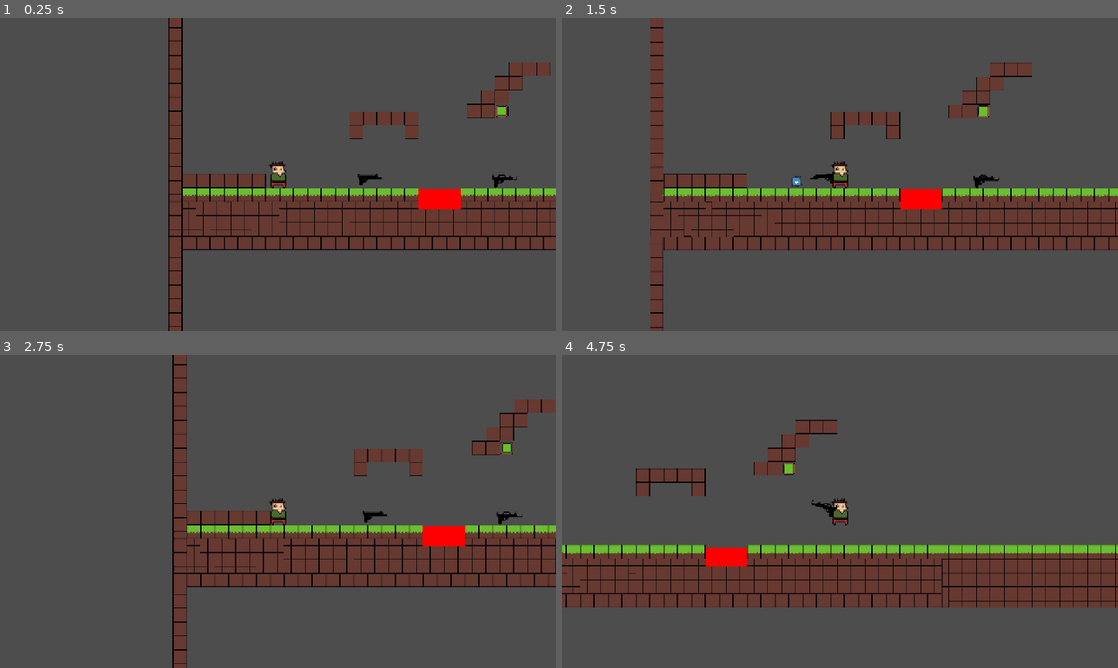
Above: before the commit, frames 1-4 (two rows, left to right).
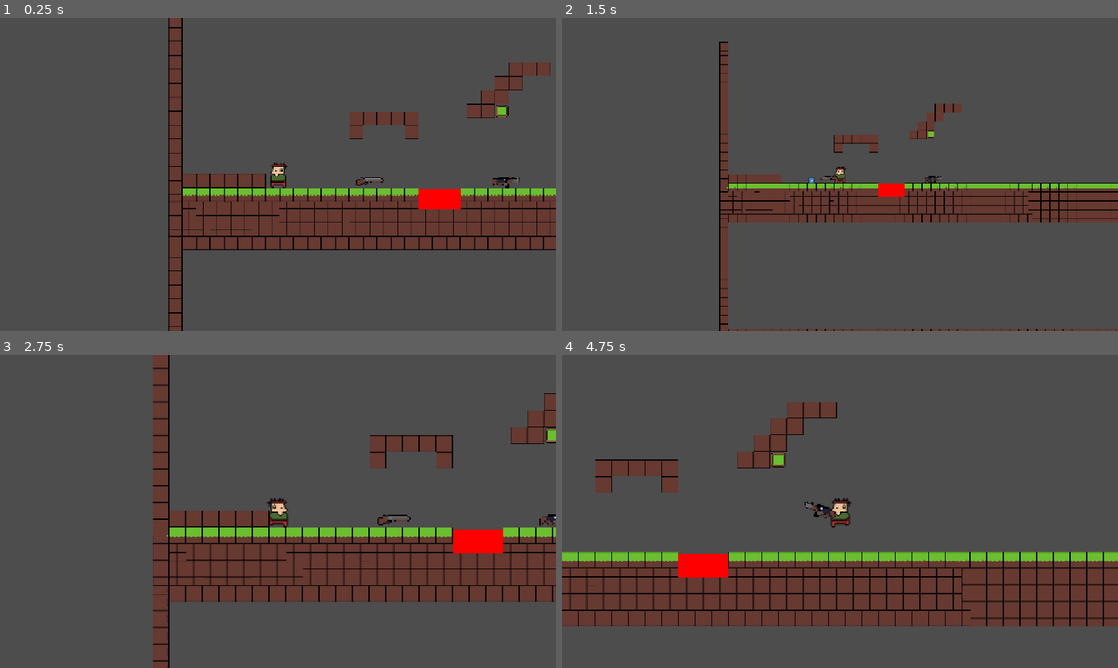
Above: after the commit, the same moments.

Repository: Maycon-jeferson/attack_Ford
Game: Godot game, scene res://src/words/debug.tscn
Two runs of this game, one before a commit and one after it. Both use one fixed random seed, a clock stepped at 60 frames per second and the inputs below. The engine's default icon, where the game draws it, is replaced by a stand-in: a white triangle on a blue panel in a dark square.
Inputs (mouse positions are in pixels of both pictures, inside the frame that each line leads up to):
- Up to frame 1 (0.25 s): no input
- Up to frame 2 (1.5 s): tap Enter (ui_accept) at 0.5, 0.77 s; move the mouse to (962, 158) at 0.52 s; press the mouse at (962, 158) at 0.53 s; hold Right (ui_right) from 0.53 s (still down); tap Mouse wheel up (zoon_in, bound only after the commit) at 0.8, 1.35 s; move the mouse to (728, 190) at 1.27 s; release the mouse at (728, 190) at 1.28 s; click (728, 190) at 1.42 s
- Up to frame 3 (2.75 s): tap Enter (ui_accept) at 1.52 s; tap Mouse wheel down (zoon_out, bound only after the commit) at 1.55 s; move the mouse to (333, 442) at 2.02 s; release Right (ui_right) at 2.03 s; hold Left (ui_left) from 2.03 s (still down); hold Mouse wheel down (zoon_out, bound only after the commit) from 2.03 s (still down); click (333, 442) at 2.3 s
- Up to frame 4 (4.75 s): move the mouse to (812, 574) at 2.77 s; release Left (ui_left) at 2.78 s; release Mouse wheel down (zoon_out, bound only after the commit) at 2.78 s; hold Right (ui_right) 2.78-4.28 s; click (812, 574) at 2.85 s; tap Enter (ui_accept) at 3.02, 3.77, 4.52 s; tap Mouse wheel up (zoon_in, bound only after the commit) at 3.05 s; move the mouse to (1006, 558) at 3.52 s; hold Mouse wheel up (zoon_in, bound only after the commit) 3.53-4.28 s; click (1006, 558) at 3.67 s; tap Mouse wheel down (zoon_out, bound only after the commit) at 3.8, 4.35 s; move the mouse to (673, 464) at 4.27 s; hold Left (ui_left) from 4.28 s (still down); click (673, 464) at 4.55 s

The runs differ from the first frame. In frame 1, 0.3% of the frame differs, in the area x 48-94%, y 45-55%; in frame 2, 21%, in the area x 15-100%, y 0-100%; in frame 3, 18%; in frame 4, 19%.

Commit message:
o sprote retaciona de acordo com o lado do ponteiro

Diff:
--- a/project.godot
+++ b/project.godot
@@ -19,7 +19,6 @@
 
 window/size/viewport_width=1280
 window/size/viewport_height=720
-window/size/borderless=true
 window/stretch/mode="canvas_items"
 
 [global_group]
@@ -66,6 +65,16 @@
 "events": [Object(InputEventMouseButton,"resource_local_to_scene":false,"resource_name":"","device":-1,"window_id":0,"a …(253 unchanged characters)…
 ]
 }
+zoon_out={
+"deadzone": 0.2,
+"events": [Object(InputEventMouseButton,"resource_local_to_scene":false,"resource_name":"","device":-1,"window_id":0,"alt_pressed":false,"shift_pressed":false,"ctrl_pressed":false,"meta_pressed":false,"button_mask":0,"position":Vector2(0, 0),"global_position":Vector2(0, 0),"factor":1.0,"button_index":5,"canceled":false,"pressed":false,"double_click":false,"script":null)
+]
+}
+zoon_in={
+"deadzone": 0.2,
+"events": [Object(InputEventMouseButton,"resource_local_to_scene":false,"resource_name":"","device":-1,"window_id":0,"alt_pressed":false,"shift_pressed":false,"ctrl_pressed":false,"meta_pressed":false,"button_mask":0,"position":Vector2(0, 0),"global_position":Vector2(0, 0),"factor":1.0,"button_index":4,"canceled":false,"pressed":false,"double_click":false,"script":null)
+]
+}
 
 [rendering]
 
--- a/src/itens/ak_1.gd
+++ b/src/itens/ak_1.gd
@@ -2,7 +2,7 @@
 extends Area2D
 
 @export var sprite_texture: Texture2D
-@export var shoot_cooldown: float = 0.2
+@export var shoot_cooldown: float = 0.35
 @export var recoil_force: float = 150.0
 @export var bullet_speed: float = 600.0
 @export var extra_behavior: Script  # pode ser um script que será instanciado
--- a/src/itens/ak_1.tscn
+++ b/src/itens/ak_1.tscn
@@ -1,7 +1,7 @@
 [gd_scene load_steps=4 format=3 uid="uid://efoauy12ng3w"]
 
 [ext_resource type="Script" uid="uid://cb7bguq11rjfq" path="res://src/itens/ak_1.gd" id="1_1arb2"]
-[ext_resource type="Texture2D" uid="uid://da4yet1dueprh" path="res://src/gunst.png" id="2_d05dw"]
+[ext_resource type="Texture2D" uid="uid://dpkl2l3ovxqup" path="res://src/ak.png" id="2_d05dw"]
 
 [sub_resource type="RectangleShape2D" id="RectangleShape2D_3npua"]
 size = Vector2(60.75, 30)
@@ -10,14 +10,13 @@
 script = ExtResource("1_1arb2")
 
 [node name="CollisionShape2D" type="CollisionShape2D" parent="."]
-position = Vector2(1, -3)
 shape = SubResource("RectangleShape2D_3npua")
 
 [node name="Sprite2D" type="Sprite2D" parent="."]
 texture = ExtResource("2_d05dw")
 
 [node name="Muzzle" type="Marker2D" parent="."]
-position = Vector2(31, -8)
+position = Vector2(31, 0)
 
 [connection signal="area_entered" from="." to="." method="_on_area_entered"]
 [connection signal="body_entered" from="." to="." method="_on_body_entered"]
--- a/src/itens/shootgun.gd
+++ b/src/itens/shootgun.gd
@@ -2,7 +2,7 @@
 extends Area2D
 
 @export var sprite_texture: Texture2D
-@export var shoot_cooldown: float = 0.8
+@export var shoot_cooldown: float = 1.0
 @export var recoil_force: float = 350.0
 @export var bullet_speed: float = 600.0
 @export var extra_behavior: Script  # pode ser um script que será instanciado
--- a/src/itens/shootgun.tscn
+++ b/src/itens/shootgun.tscn
@@ -1,7 +1,7 @@
 [gd_scene load_steps=4 format=3 uid="uid://bwb7k76ggbi5y"]
 
 [ext_resource type="Script" uid="uid://b7vdl50drd214" path="res://src/itens/shootgun.gd" id="1_6qnu7"]
-[ext_resource type="Texture2D" uid="uid://dhso8s4hjhbvh" path="res://src/guns.png" id="2_6qnu7"]
+[ext_resource type="Texture2D" uid="uid://qps1wit3nyko" path="res://src/shotgun.png" id="2_6qnu7"]
 
 [sub_resource type="RectangleShape2D" id="RectangleShape2D_3npua"]
 size = Vector2(56, 29)
@@ -16,7 +16,7 @@
 texture = ExtResource("2_6qnu7")
 
 [node name="Muzzle" type="Marker2D" parent="."]
-position = Vector2(28, -3)
+position = Vector2(32, 0)
 
 [connection signal="area_entered" from="." to="." method="_on_area_entered"]
 [connection signal="body_entered" from="." to="." method="_on_body_entered"]
--- /dev/null
+++ b/src/player/camera_controller.gd
@@ -0,0 +1,21 @@
+extends Camera2D
+
+var zoom_min = Vector2(.1, .1)
+var zoom_max = Vector2(2, 2)
+var zoom_speed = Vector2 (.2, .2)
+var deslizant_zoom = zoom
+
+func _process(delta: float) -> void:
+	zoom = lerp(zoom, deslizant_zoom, .2)
+
+func _input(event: InputEvent) -> void:
+	if event is InputEventMouseButton:
+		if event.is_action_pressed("zoon_in"):
+			if deslizant_zoom > zoom_min:
+				deslizant_zoom -= zoom_speed
+			print("in")
+
+		if event.is_action_pressed("zoon_out"):
+			if deslizant_zoom < zoom_max:
+				deslizant_zoom += zoom_speed
+			print("out")
--- a/src/player/player.gd
+++ b/src/player/player.gd
@@ -10,6 +10,8 @@
 var recoil_damping: float = 12.0 # quanto maior, mais rápido o recuo é amortecido
 var max_recoil_speed: float = 350.0 # limite máximo para o recuo
 #var bullet_speed: float
+
+@onready var animate: AnimatedSprite2D = $AnimatedSprite2D
 
 @onready var weapon: Node2D = $WeaponPivot/Weapon
 # Referência para o futuro Sprite2D do player
@@ -25,6 +27,21 @@
 
 func _physics_process(delta: float) -> void:
 	move(delta)
+	update_sprite_direction()
+
+func update_sprite_direction():
+	# Obtém a posição global do mouse
+	var mouse_pos = get_global_mouse_position()
+
+	# Calcula a direção do mouse em relação ao player
+	var direction_to_mouse = mouse_pos - global_position
+
+	# Se o mouse está à esquerda do player, espelha o sprite
+	if direction_to_mouse.x < 0:
+		animate.flip_h = true
+	# Se o mouse está à direita do player, mantém o sprite normal
+	elif direction_to_mouse.x > 0:
+		animate.flip_h = false
 
 func move(delta: float):
 	var direction = Vector2.ZERO
@@ -34,8 +51,12 @@
 
 	if Input.is_action_pressed("ui_right"):
 		direction.x += 1
-	if Input.is_action_pressed("ui_left"):
+		animate.play("run")
+	elif Input.is_action_pressed("ui_left"):
 		direction.x -= 1
+		animate.play("run")
+	else:
+		animate.play("Idle")
 
 	if is_on_floor() and Input.is_action_just_pressed("ui_accept"):
 		velocity.y = -jump_force
@@ -91,8 +112,3 @@
 
 	if data.has("recoil_force"):
 		recoil_force = data["recoil_force"]
-
-# Método para aplicar textura no sprite do player (futuro)
-#func set_player_texture(texture: Texture2D) -> void:
-	#if player_sprite:
-		#player_sprite.texture = texture
--- a/src/player/player.tscn
+++ b/src/player/player.tscn
@@ -1,8 +1,10 @@
-[gd_scene load_steps=7 format=3 uid="uid://cc4wvythgpmfg"]
+[gd_scene load_steps=18 format=3 uid="uid://cc4wvythgpmfg"]
 
 [ext_resource type="Script" uid="uid://btnl0pmybkeob" path="res://src/player/player.gd" id="1_4anbu"]
 [ext_resource type="PackedScene" uid="uid://dm26uf611u0xk" path="res://src/behavior/weapon.tscn" id="2_rxibo"]
-[ext_resource type="Texture2D" uid="uid://dn3clfk62wcr7" path="res://src/atack-fork_Player_idle.png" id="3_mf2ua"]
+[ext_resource type="Script" uid="uid://bemnkuiy0ss5l" path="res://src/player/camera_controller.gd" id="3_5f2sf"]
+[ext_resource type="Texture2D" uid="uid://iri5wndaqgf4" path="res://src/atack-fork-idle.png" id="3_mf2ua"]
+[ext_resource type="Texture2D" uid="uid://b3t3y6pvusubx" path="res://src/atack-fork-run.png" id="4_244u8"]
 
 [sub_resource type="RectangleShape2D" id="RectangleShape2D_qnmj6"]
 size = Vector2(18, 28.75)
@@ -11,15 +13,83 @@
 atlas = ExtResource("3_mf2ua")
 region = Rect2(0, 0, 32, 32)
 
+[sub_resource type="AtlasTexture" id="AtlasTexture_5f2sf"]
+atlas = ExtResource("3_mf2ua")
+region = Rect2(32, 0, 32, 32)
+
+[sub_resource type="AtlasTexture" id="AtlasTexture_jiejy"]
+atlas = ExtResource("3_mf2ua")
+region = Rect2(64, 0, 32, 32)
+
+[sub_resource type="AtlasTexture" id="AtlasTexture_o822w"]
+atlas = ExtResource("3_mf2ua")
+region = Rect2(96, 0, 32, 32)
+
+[sub_resource type="AtlasTexture" id="AtlasTexture_x42xx"]
+atlas = ExtResource("4_244u8")
+region = Rect2(0, 0, 32, 32)
+
+[sub_resource type="AtlasTexture" id="AtlasTexture_l271a"]
+atlas = ExtResource("4_244u8")
+region = Rect2(32, 0, 32, 32)
+
+[sub_resource type="AtlasTexture" id="AtlasTexture_8ydov"]
+atlas = ExtResource("4_244u8")
+region = Rect2(64, 0, 32, 32)
+
+[sub_resource type="AtlasTexture" id="AtlasTexture_ylhto"]
+atlas = ExtResource("4_244u8")
+region = Rect2(96, 0, 32, 32)
+
+[sub_resource type="AtlasTexture" id="AtlasTexture_cwolq"]
+atlas = ExtResource("4_244u8")
+region = Rect2(128, 0, 32, 32)
+
+[sub_resource type="AtlasTexture" id="AtlasTexture_2smqc"]
+atlas = ExtResource("4_244u8")
+region = Rect2(160, 0, 32, 32)
+
 [sub_resource type="SpriteFrames" id="SpriteFrames_5f2sf"]
 animations = [{
 "frames": [{
 "duration": 1.0,
 "texture": SubResource("AtlasTexture_244u8")
+}, {
+"duration": 1.0,
+"texture": SubResource("AtlasTexture_5f2sf")
+}, {
+"duration": 1.0,
+"texture": SubResource("AtlasTexture_jiejy")
+}, {
+"duration": 1.0,
+"texture": SubResource("AtlasTexture_o822w")
 }],
 "loop": true,
-"name": &"idle",
+"name": &"Idle",
 "speed": 5.0
+}, {
+"frames": [{
+"duration": 1.0,
+"texture": SubResource("AtlasTexture_x42xx")
+}, {
+"duration": 1.0,
+"texture": SubResource("AtlasTexture_l271a")
+}, {
+"duration": 1.0,
+"texture": SubResource("AtlasTexture_8ydov")
+}, {
+"duration": 1.0,
+"texture": SubResource("AtlasTexture_ylhto")
+}, {
+"duration": 1.0,
+"texture": SubResource("AtlasTexture_cwolq")
+}, {
+"duration": 1.0,
+"texture": SubResource("AtlasTexture_2smqc")
+}],
+"loop": true,
+"name": &"run",
+"speed": 12.0
 }]
 
 [node name="Player" type="CharacterBody2D"]
@@ -38,8 +108,10 @@
 player = NodePath("../..")
 
 [node name="Camera2D" type="Camera2D" parent="."]
+script = ExtResource("3_5f2sf")
 
 [node name="AnimatedSprite2D" type="AnimatedSprite2D" parent="."]
 scale = Vector2(2, 2)
 sprite_frames = SubResource("SpriteFrames_5f2sf")
-animation = &"idle"
+animation = &"run"
+frame_progress = 0.249591
--- a/src/words/debug.tscn
+++ b/src/words/debug.tscn
@@ -100,11 +100,10 @@
 scale = Vector2(2.4, 1.12)
 
 [node name="Ak_1" parent="." instance=ExtResource("4_tx7jt")]
-position = Vector2(773, 500)
+position = Vector2(776, 496)
 
 [node name="shootgun" parent="." instance=ExtResource("5_swmse")]
 position = Vector2(464, 496)
-shoot_cooldown = 1.0
 
 [node name="Button_red" parent="." instance=ExtResource("6_qcvu7")]
 position = Vector2(768, 336)
--- a/weapon.gd
+++ b/weapon.gd
@@ -8,7 +8,6 @@
 var shoot_cooldown: float
 var recoil_force: float
 var shoot_timer: float = 0.0
-
 # Variável para controlar o ângulo da arma ao redor do player
 var angle_around_player: float = 0.0
 
@@ -28,13 +27,15 @@
 		# Faz a arma olhar para o mouse
 		look_at(mouse_pos)
 	rotate_weapon()
-
 	shoot_timer = max(shoot_timer - delta, 0.0)
 	bullet_fire()
 
 func rotate_weapon():
 	rotation_degrees = wrap(rotation_degrees, 0, 360)
-	scale.y = -1 if rotation_degrees > 90 and rotation_degrees < 270 else 1
+	if rotation_degrees > 90 and rotation_degrees < 270:
+		scale.y = -1
+	else:
+		scale.y = 1
 
 func bullet_fire():
 	shoot_cooldown = player.shoot_cooldown
Binary file added: src/ak.png
Not shown, added: src/ak.png.import
Binary file added: src/atack-fork-idle.png
Not shown, added: src/atack-fork-idle.png.import
Binary file added: src/atack-fork-run.png
Not shown, added: src/atack-fork-run.png.import
Binary file removed: src/atack-fork_Player_idle.png
Not shown, added: src/mouse_detector.gd.uid
Not shown, added: src/player/camera_controller.gd.uid
Binary file added: src/shotgun.png
Not shown, added: src/shotgun.png.import
Not shown, added: src/visual_mouse_detector.gd.uid
